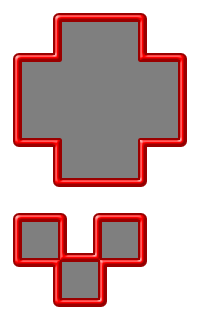
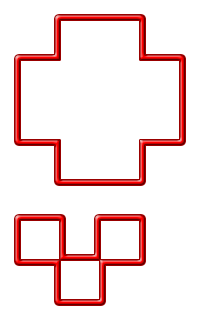
Layers edited between the first and the second 200px x 320px image:
"Фигура 2": opacity 50% → 30%, painted on it over (x1=20, y1=20, x2=180, y2=300)
